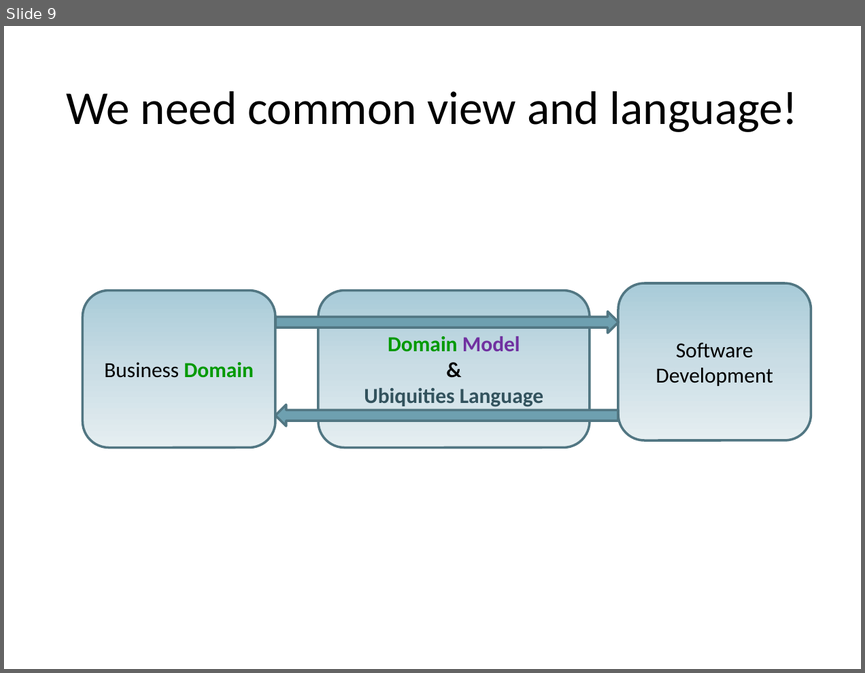
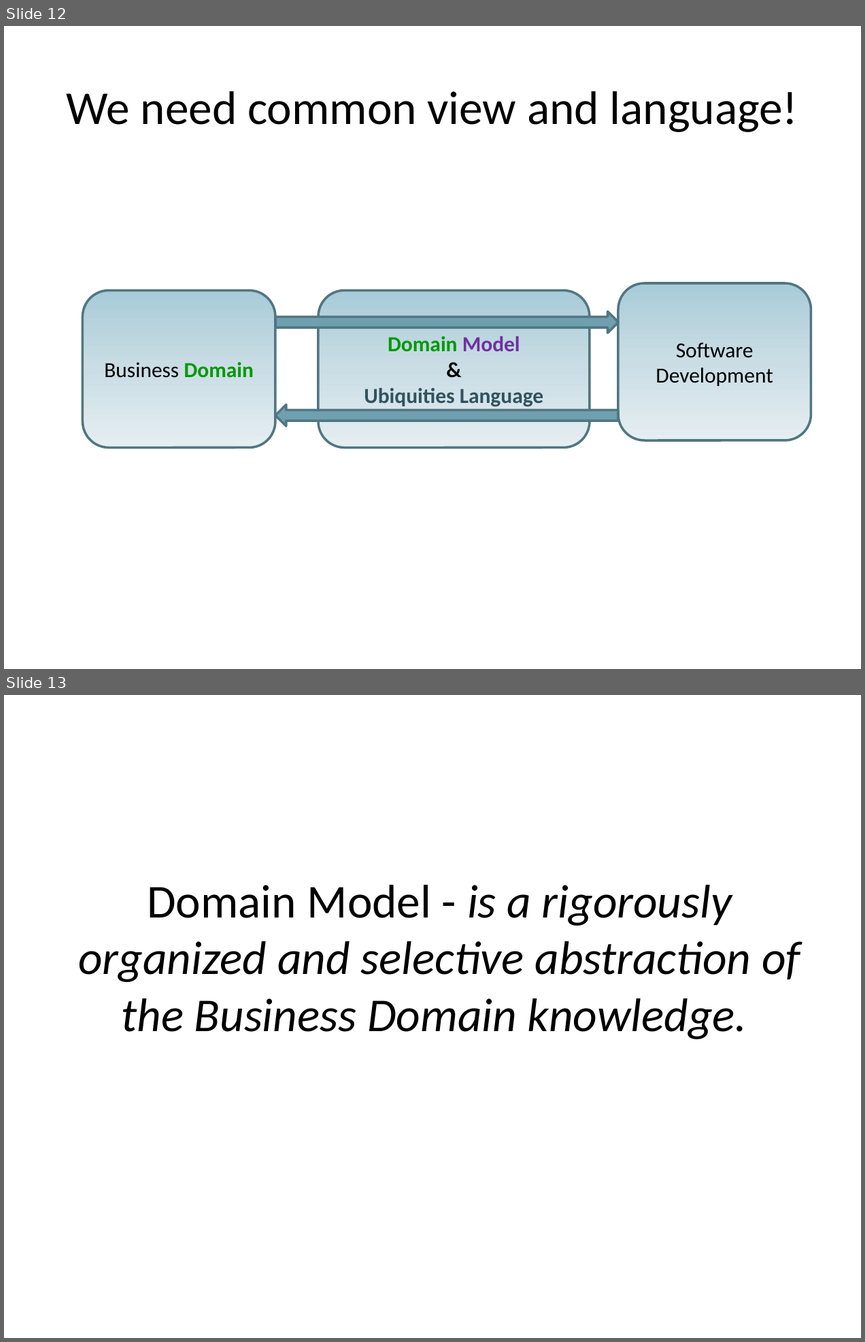
Before and after one commit to arturtv/dddpresentation, a slide deck: Domain-DrivenDesign.A.Trosin.pptx. Shown one above the other, each under a label of ours: slide 9 before the commit, slides 12 and 13 after it. The pictures are 865x673 and 865x1342 pixels, drawn with LibreOffice and Linux fonts; fonts in the diff are those of the drawing. Boxes give left, top, right and bottom in pixels: in the first picture for what was removed or moved away, otherwise in the second. Text is boxed around its words. In the diff, an @@ line names an element or a change of style, - is before the commit and + after.

```diff
--- a/Domain-DrivenDesign.A.Trosin.pptx
+++ b/Domain-DrivenDesign.A.Trosin.pptx
@@ slide 13 added at (x1=4, y1=695, x2=861, y2=1338), background #FFFFFF @@
@@ title added at (x1=78, y1=885, x2=800, y2=1039), 39.6 pt, text #000000, italic @@
+Domain Model - is a rigorously organized and selective abstraction of the Business Domain knowledge.
@@ what was slide 9 is now slide 12 @@
```
Also in this commit, not shown: 2 slides changed, 9 other slides added, 4 slides removed.
